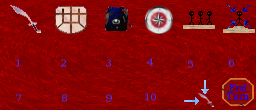
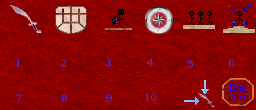
Before/after of a 256px x 110px layered artwork. What changed in the layer stack:
painted on "Inventory" over [105, 6, 132, 31]
